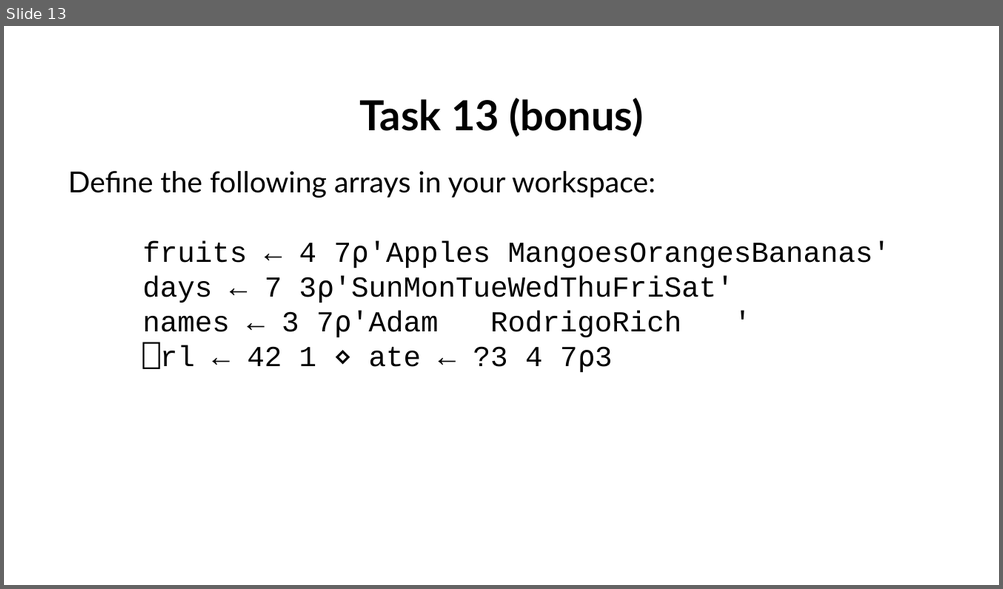
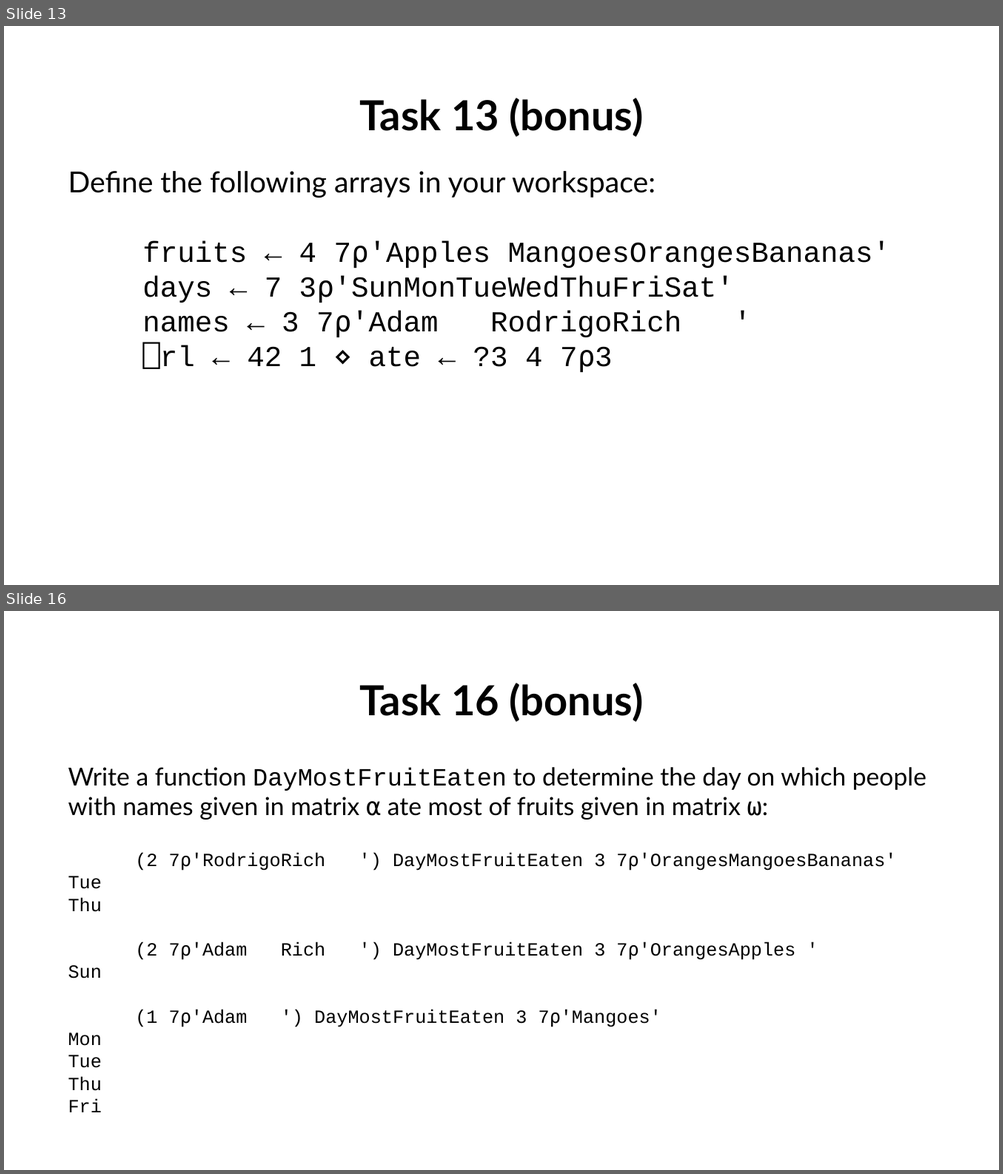
Before and after one commit to abrudz/tasks, a slide deck: tasks5.pptx. Shown one above the other, each under a label of ours: slide 13 before the commit, slides 13 and 16 after it; the slides between them are not shown. The pictures are 1003x589 and 1003x1174 pixels, drawn with LibreOffice and Linux fonts; fonts in the diff are those of the drawing. Boxes give left, top, right and bottom in pixels: in the first picture for what was removed or moved away, otherwise in the second. Text is boxed around its words. In the diff, an @@ line names an element or a change of style, - is before the commit and + after.

Commit message:
fix answers to tasks5 problem 13 onwards (#2)
* submission instructions; fix task 16

* clarify task 13

* fix task 13 etc. examples

```diff
--- a/tasks5.pptx
+++ b/tasks5.pptx
@@ slide 16 added at <box>4,611,999,1170</box>, background #FFFFFF @@
@@ text added at <box>68,683,926,1113</box>, 18 pt, text #000000 @@
+Task 16 (bonus)
+Write a function DayMostFruitEaten to determine the day on which people with names given in matrix ⍺ ate most of fruits given in matrix ⍵:
+(2 7⍴'RodrigoRich ') DayMostFruitEaten 3 7⍴'OrangesMangoesBananas'
+Tue
+Thu
+(2 7⍴'Adam Rich ') DayMostFruitEaten 3 7⍴'OrangesApples '
+Sun
+(1 7⍴'Adam ') DayMostFruitEaten 3 7⍴'Mangoes'
+Mon
+Tue
+Thu
+Fri
```
Also in this commit, not shown: 1 slide changed, 1 other slide added, 2 slides removed, 3 other files.
